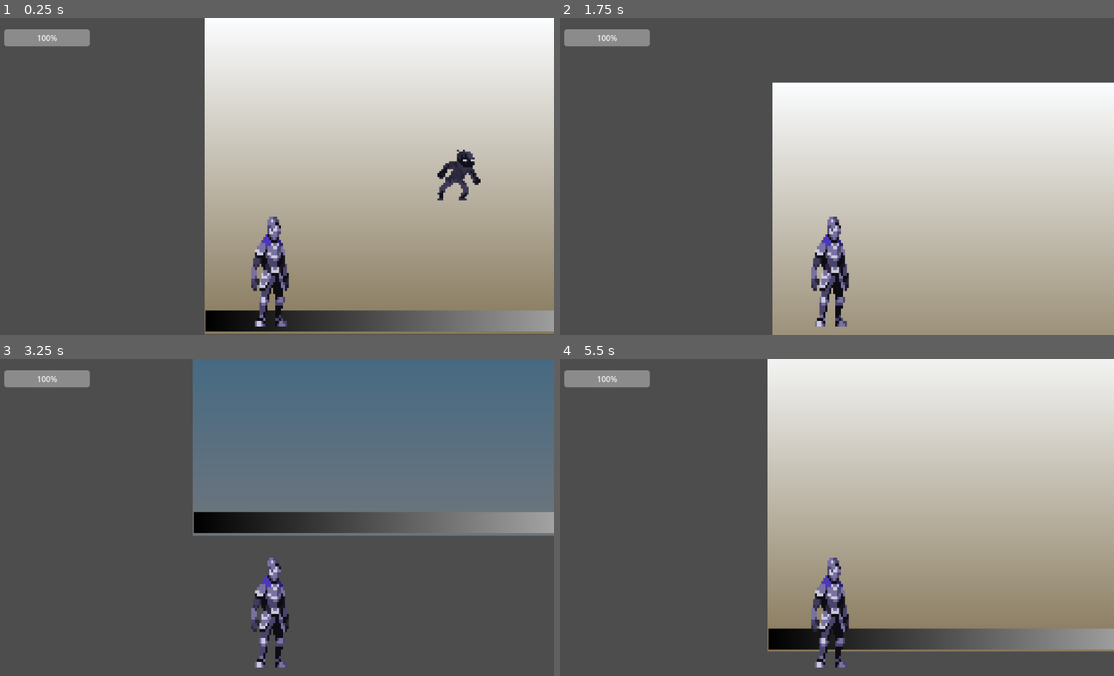
Above: before the commit, frames 1-4 (two rows, left to right).
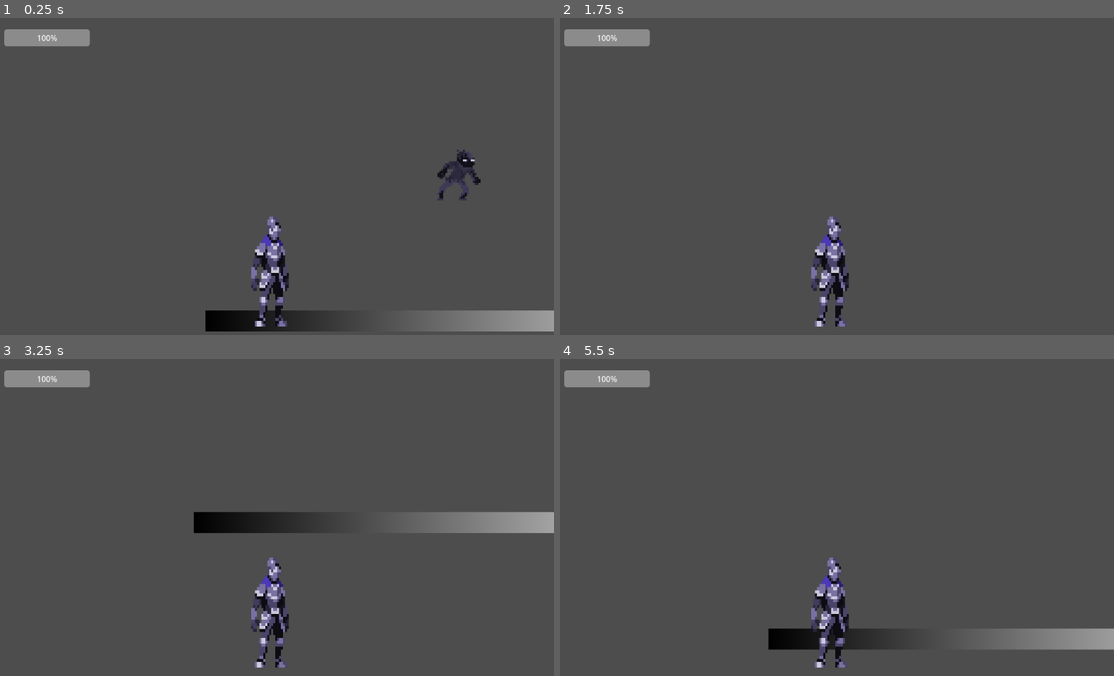
Above: after the commit, the same moments.

Repository: hugoc7/AbyssGameJam
Game: Godot game, scene res://levels/level1.tscn
The game is run twice, just before and just after one commit, with the same random seed, the same clock (stepped at 60 frames per second) and the same inputs.
Inputs (mouse positions are in pixels of both pictures, inside the frame that each line leads up to):
- Up to frame 1 (0.25 s): no input
- Up to frame 2 (1.75 s): move the mouse to (953, 160) at 0.52 s; hold Right mouse button (attack_range) 0.53-1.28 s; hold D (move_right) from 0.53 s (still down); tap W (jump) at 0.77, 1.52 s; move the mouse to (720, 192) at 1.27 s; click (720, 192) at 1.35 s
- Up to frame 3 (3.25 s): move the mouse to (326, 447) at 2.02 s; release D (move_right) at 2.03 s; hold A (move_left) 2.03-2.78 s; tap Space (switch_level_color) at 2.1 s; move the mouse to (243, 580) at 2.77 s; hold D (move_right) from 2.78 s (still down); right-click (243, 580) at 2.85 s; tap W (jump) at 3.02 s
- Up to frame 4 (5.5 s): move the mouse to (1003, 565) at 3.52 s; press the mouse at (1003, 565) at 3.53 s; tap W (jump) at 3.77, 4.52 s; move the mouse to (659, 469) at 4.27 s; release D (move_right) at 4.28 s; release the mouse at (659, 469) at 4.28 s; hold A (move_left) 4.28-5.03 s; tap Space (switch_level_color) at 4.35 s; tap Enter at 5 s; move the mouse to (859, 517) at 5.02 s; hold D (move_right) from 5.03 s (still down); hold Right mouse button (attack_range) from 5.03 s (still down)

The runs differ from the first frame. In frame 1, 57% of the frame differs, in the area x 36-100%, y 0-100%; in frame 2, 48%; in frame 3, 32%; in frame 4, 53%.
Error after the commit: Cannot call method 'get_children' on a null value. (res://game_manager/game_manager.gd:18)

Commit message:
parallax backgrounds

Diff:
--- a/background/background.gd
+++ b/background/background.gd
@@ -3,14 +3,14 @@
 
 
 @export var default_color = Enums.LightColor.WHITE
-@export var dark_texture : Texture2D
-@export var light_texture : Texture2D
+@export var black_texture : Texture2D
+@export var white_texture : Texture2D
 
 func _ready():
 	update_color(default_color)
 
 func update_color(color: Enums.LightColor):
 	if color == Enums.LightColor.WHITE:
-		set_texture(light_texture)
+		set_texture(white_texture)
 	elif color == Enums.LightColor.BLACK:
-		set_texture(dark_texture)
+		set_texture(black_texture)
--- a/game_manager/game_manager.gd
+++ b/game_manager/game_manager.gd
@@ -14,7 +14,12 @@
 		level_color_state = Enums.LightColor.BLACK
 	else:
 		level_color_state = Enums.LightColor.WHITE
-	$Background.update_color(level_color_state)
+
+	for layer: ParallaxLayer in $ParallaxBackground.get_children():
+		for sprite:Sprite2D in layer.get_children():
+			sprite.update_color(level_color_state)
+
+	#$ParallaxBackground/ParallaxLayer/Background.update_color(level_color_state)
 	emit_signal("level_color_state_changed", level_color_state)
 
 func _ready():
--- a/levels/level_Amaury_debug2.tscn
+++ b/levels/level_Amaury_debug2.tscn
@@ -1,61 +1,138 @@
-[gd_scene load_steps=14 format=3 uid="uid://cjtbsskqs17h3"]
+[gd_scene load_steps=22 format=3 uid="uid://cjtbsskqs17h3"]
 
 [ext_resource type="Script" path="res://game_manager/game_manager.gd" id="1_mkhcp"]
 [ext_resource type="PackedScene" uid="uid://bmul6447vnsfc" path="res://menu/main_menu.tscn" id="2_p8tfw"]
-[ext_resource type="Texture2D" uid="uid://dl4qnp8j0q2fs" path="res://background/bkg_light.tres" id="3_foh6r"]
 [ext_resource type="Script" path="res://background/background.gd" id="4_1on1x"]
-[ext_resource type="Texture2D" uid="uid://chskkiuolcqd6" path="res://background/bkg_dark.tres" id="5_lbkyt"]
+[ext_resource type="Texture2D" uid="uid://cju2e3xitswtc" path="res://background/Lune_Blanche.png" id="6_2ph0m"]
 [ext_resource type="PackedScene" uid="uid://ck8o5v52wgvf6" path="res://player/player.tscn" id="6_vocaj"]
+[ext_resource type="Texture2D" uid="uid://ccv7aask0atan" path="res://background/Lune_Noir.png" id="7_bwj7u"]
 [ext_resource type="PackedScene" uid="uid://cbe8prr8x1r0m" path="res://enemy/contact/enemy_contact.tscn" id="7_w0fgk"]
 [ext_resource type="PackedScene" uid="uid://dkdfa3qyl3g7c" path="res://enemy/bat/enemy_bat.tscn" id="8_anlvf"]
 [ext_resource type="PackedScene" uid="uid://85ag7xxy5r67" path="res://hud/hud.tscn" id="8_kfuhu"]
 [ext_resource type="Script" path="res://camera/camera.gd" id="9_d3iuq"]
+[ext_resource type="Texture2D" uid="uid://d3bbfxl8gbd1l" path="res://background/Tree_Medium_Blanc.png" id="10_bsepb"]
+[ext_resource type="Texture2D" uid="uid://04k2v4omn6ya" path="res://background/Grass.png" id="10_rbsba"]
+[ext_resource type="Texture2D" uid="uid://bh7gny0jc8oov" path="res://background/Background_Noir.png" id="11_27wwu"]
+[ext_resource type="Texture2D" uid="uid://bb8nthoqvxjfl" path="res://background/Tree_Medium_Noir.png" id="11_41he0"]
+[ext_resource type="Texture2D" uid="uid://c56nj5mli5aes" path="res://background/Tree_VerySmall_Blanc.png" id="11_rv0ko"]
+[ext_resource type="Texture2D" uid="uid://ch6u7bf4shbie" path="res://background/Tree_VerySmall_Noir.png" id="12_cyun0"]
+[ext_resource type="Texture2D" uid="uid://c32t8fm180s2n" path="res://background/Tree_Small_Noir.png" id="12_kpxpg"]
+[ext_resource type="Texture2D" uid="uid://dupg7nlgpy05o" path="res://background/Background_Blanc.png" id="12_pxbxq"]
+[ext_resource type="Texture2D" uid="uid://bnentgq61y31b" path="res://background/Tree.png" id="12_xcevc"]
+[ext_resource type="Texture2D" uid="uid://ebc2kimwwx3" path="res://background/Tree_Small_Blanc.png" id="13_t8jdp"]
 
 [sub_resource type="RectangleShape2D" id="RectangleShape2D_w26nm"]
-size = Vector2(1152, 43)
-
-[sub_resource type="Gradient" id="Gradient_remp2"]
-
-[sub_resource type="GradientTexture1D" id="GradientTexture1D_gf473"]
-gradient = SubResource("Gradient_remp2")
+size = Vector2(2842, 65.5)
 
 [node name="levelAmaury" type="Node2D"]
 script = ExtResource("1_mkhcp")
 main_menu = ExtResource("2_p8tfw")
 
+[node name="ParallaxBackground" type="ParallaxBackground" parent="."]
+
+[node name="ParallaxLayer1" type="ParallaxLayer" parent="ParallaxBackground"]
+motion_scale = Vector2(0.1, 0.1)
+
+[node name="Bkg" type="Sprite2D" parent="ParallaxBackground/ParallaxLayer1"]
+texture_repeat = 2
+position = Vector2(1472, 568)
+scale = Vector2(4, 4)
+texture = ExtResource("12_pxbxq")
+region_enabled = true
+region_rect = Rect2(-620.5, -250.625, 1792, 562)
+script = ExtResource("4_1on1x")
+black_texture = ExtResource("11_27wwu")
+white_texture = ExtResource("12_pxbxq")
+
+[node name="ParallaxLayer2" type="ParallaxLayer" parent="ParallaxBackground"]
+position = Vector2(5, 1)
+motion_scale = Vector2(0.2, 0.2)
+
+[node name="Moon" type="Sprite2D" parent="ParallaxBackground/ParallaxLayer2"]
+position = Vector2(321, 148)
+scale = Vector2(4, 4)
+texture = ExtResource("6_2ph0m")
+region_rect = Rect2(-620.5, -250.625, 1792, 562)
+script = ExtResource("4_1on1x")
+black_texture = ExtResource("7_bwj7u")
+white_texture = ExtResource("6_2ph0m")
+
+[node name="TreeVerySmall2" type="Sprite2D" parent="ParallaxBackground/ParallaxLayer2"]
+position = Vector2(1000, 718)
+scale = Vector2(4, 4)
+texture = ExtResource("11_rv0ko")
+region_rect = Rect2(-620.5, -250.625, 1792, 562)
+script = ExtResource("4_1on1x")
+black_texture = ExtResource("12_cyun0")
+white_texture = ExtResource("11_rv0ko")
+
+[node name="Grass" type="Sprite2D" parent="ParallaxBackground/ParallaxLayer2"]
+texture_repeat = 2
+position = Vector2(910, 925)
+scale = Vector2(2, 2)
+texture = ExtResource("10_rbsba")
+region_enabled = true
+region_rect = Rect2(-846.862, 0, 1420.86, 32)
+script = ExtResource("4_1on1x")
+black_texture = ExtResource("10_rbsba")
+white_texture = ExtResource("10_rbsba")
+
+[node name="ParallaxLayer3" type="ParallaxLayer" parent="ParallaxBackground"]
+position = Vector2(10, 2)
+motion_scale = Vector2(0.5, 0.5)
+
+[node name="TreeSmall" type="Sprite2D" parent="ParallaxBackground/ParallaxLayer3"]
+position = Vector2(1236, 613)
+scale = Vector2(4, 4)
+texture = ExtResource("13_t8jdp")
+region_rect = Rect2(-620.5, -250.625, 1792, 562)
+script = ExtResource("4_1on1x")
+black_texture = ExtResource("12_kpxpg")
+white_texture = ExtResource("13_t8jdp")
+
+[node name="Grass" type="Sprite2D" parent="ParallaxBackground/ParallaxLayer3"]
+texture_repeat = 2
+position = Vector2(1097, 822)
+scale = Vector2(2, 2)
+texture = ExtResource("10_rbsba")
+region_enabled = true
+region_rect = Rect2(-846.862, 0, 1420.86, 32)
+script = ExtResource("4_1on1x")
+black_texture = ExtResource("10_rbsba")
+white_texture = ExtResource("10_rbsba")
+
+[node name="ParallaxLayer4" type="ParallaxLayer" parent="ParallaxBackground"]
+position = Vector2(20, 4)
+motion_scale = Vector2(0.8, 0.8)
+
+[node name="TreeMedium" type="Sprite2D" parent="ParallaxBackground/ParallaxLayer4"]
+position = Vector2(1366, 495)
+scale = Vector2(4, 4)
+texture = ExtResource("10_bsepb")
+region_rect = Rect2(-620.5, -250.625, 1792, 562)
+script = ExtResource("4_1on1x")
+black_texture = ExtResource("11_41he0")
+white_texture = ExtResource("10_bsepb")
+
+[node name="Grass" type="Sprite2D" parent="ParallaxBackground/ParallaxLayer4"]
+texture_repeat = 2
+position = Vector2(1057, 704)
+scale = Vector2(2, 2)
+texture = ExtResource("10_rbsba")
+region_enabled = true
+region_rect = Rect2(-846.862, 0, 1420.86, 32)
+script = ExtResource("4_1on1x")
+black_texture = ExtResource("10_rbsba")
+white_texture = ExtResource("10_rbsba")
+
+[node name="Tree" type="Sprite2D" parent="."]
+position = Vector2(1564, 431)
+scale = Vector2(4, 4)
+texture = ExtResource("12_xcevc")
+region_rect = Rect2(-620.5, -250.625, 1792, 562)
+
 [node name="PlayerSpawn" type="Marker2D" parent="."]
 position = Vector2(120, 390)
-
-[node name="Background" type="Sprite2D" parent="."]
-position = Vector2(1152.46, 251.47)
-rotation = 1.5708
-scale = Vector2(3.06455, 2307.23)
-texture = ExtResource("3_foh6r")
-script = ExtResource("4_1on1x")
-dark_texture = ExtResource("5_lbkyt")
-light_texture = ExtResource("3_foh6r")
-
-[node name="Ground" type="StaticBody2D" parent="."]
-position = Vector2(577, 617.5)
-
-[node name="Collider" type="CollisionShape2D" parent="Ground"]
-shape = SubResource("RectangleShape2D_w26nm")
-debug_color = Color(0.572549, 0.454902, 0.823529, 0.419608)
-
-[node name="Sprite2D" type="Sprite2D" parent="Ground"]
-scale = Vector2(4.49609, 43)
-texture = SubResource("GradientTexture1D_gf473")
-
-[node name="Ground2" type="StaticBody2D" parent="."]
-position = Vector2(1727, 617)
-
-[node name="Collider" type="CollisionShape2D" parent="Ground2"]
-shape = SubResource("RectangleShape2D_w26nm")
-debug_color = Color(0.572549, 0.454902, 0.823529, 0.419608)
-
-[node name="Sprite2D" type="Sprite2D" parent="Ground2"]
-scale = Vector2(4.49609, 43)
-texture = SubResource("GradientTexture1D_gf473")
 
 [node name="Player" parent="." instance=ExtResource("6_vocaj")]
 position = Vector2(136, 489)
@@ -63,22 +140,22 @@
 [node name="Enemy" type="Node" parent="."]
 
 [node name="EnemyContactW" parent="Enemy" node_paths=PackedStringArray("player") instance=ExtResource("7_w0fgk")]
-position = Vector2(1492, 494)
+position = Vector2(2346, 892)
 player = NodePath("../../Player")
 
 [node name="EnemyContactB" parent="Enemy" node_paths=PackedStringArray("player") instance=ExtResource("7_w0fgk")]
-position = Vector2(1793, 503)
+position = Vector2(2608, 968)
 color = 1
 player = NodePath("../../Player")
 
 [node name="EnemyBatW" parent="Enemy" node_paths=PackedStringArray("player") instance=ExtResource("8_anlvf")]
-position = Vector2(574, 546)
+position = Vector2(1915, 524)
 player = NodePath("../../Player")
 
-[node name="EnemyBatB" parent="Enemy/EnemyBatW" node_paths=PackedStringArray("player") instance=ExtResource("8_anlvf")]
-position = Vector2(197, -66)
+[node name="EnemyBatB" parent="Enemy" node_paths=PackedStringArray("player") instance=ExtResource("8_anlvf")]
+position = Vector2(2063, 419)
 color = 1
-player = NodePath("../../../Player")
+player = NodePath("../../Player")
 
 [node name="HUD" parent="." instance=ExtResource("8_kfuhu")]
 
@@ -88,4 +165,22 @@
 script = ExtResource("9_d3iuq")
 target = NodePath("../Player")
 
+[node name="Ground" type="StaticBody2D" parent="."]
+position = Vector2(797, 565)
+collision_layer = 8
+collision_mask = 13
+
+[node name="Collider" type="CollisionShape2D" parent="Ground"]
+position = Vector2(160, 66.75)
+shape = SubResource("RectangleShape2D_w26nm")
+debug_color = Color(0.572549, 0.454902, 0.823529, 0.419608)
+
+[node name="Grass" type="Sprite2D" parent="Ground"]
+texture_repeat = 2
+position = Vector2(160, 66.5)
+scale = Vector2(2, 2)
+texture = ExtResource("10_rbsba")
+region_enabled = true
+region_rect = Rect2(-846.862, 0, 1420.86, 32)
+
 [connection signal="life_changed" from="Player" to="HUD" method="_on_player_life_changed"]
